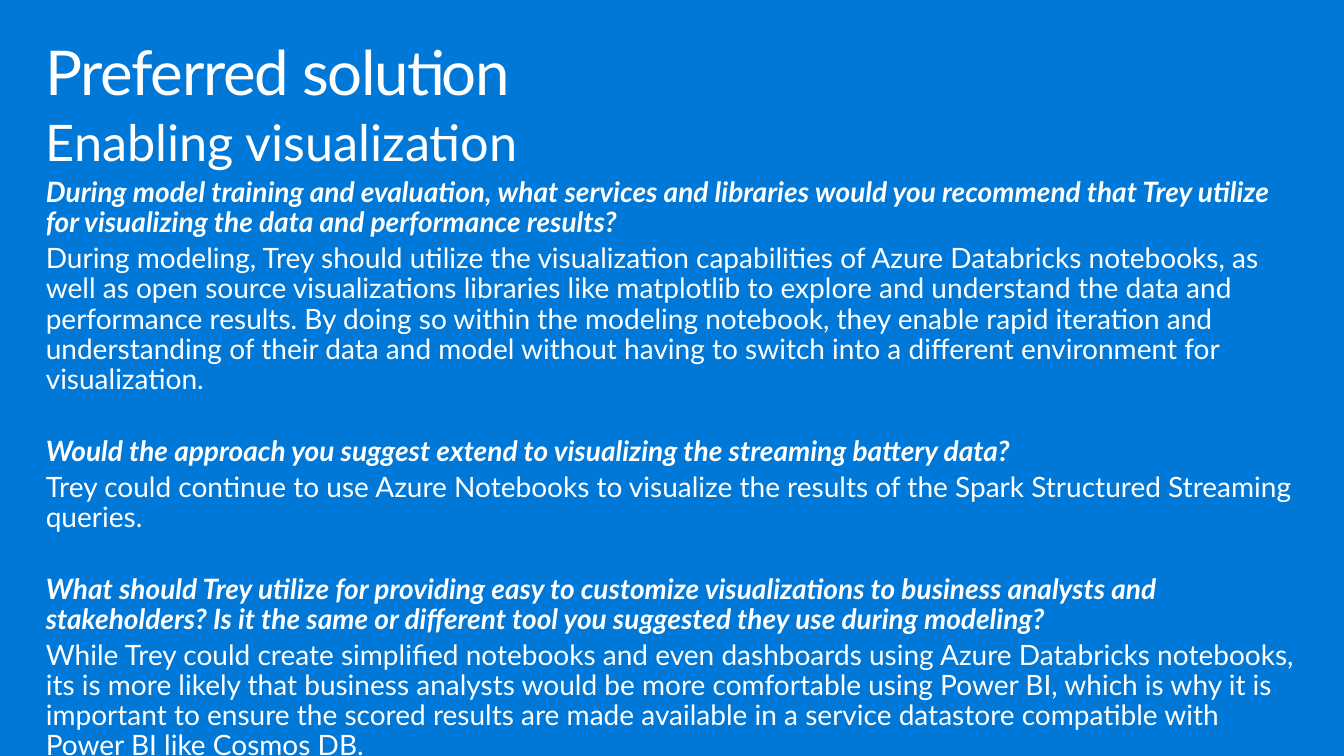
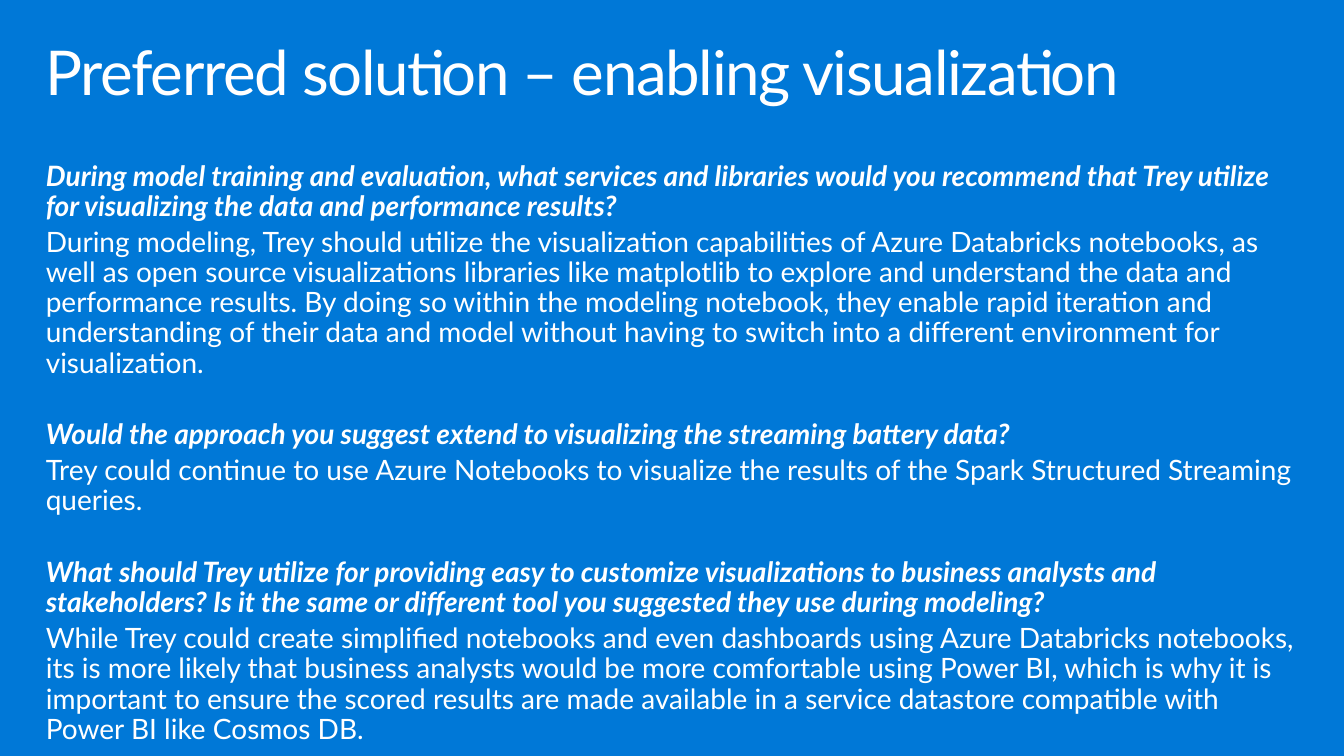
Before and after one commit to ocplatest/MCW-Machine-Learning, a slide deck: slide 26 of Whiteboard design session/WDS trainer presentation - Machine Learning.pptx. Drawn at 1344x756 pixels with LibreOffice and Linux fonts; fonts in the diff are those of the drawing. Boxes give left, top, right and bottom in pixels: in the first picture for what was removed or moved away, otherwise in the second. Text is boxed around its words. In the diff, an @@ line names an element or a change of style, - is before the commit and + after.

```diff
--- a/Whiteboard design session/WDS trainer presentation - Machine Learning.pptx
+++ b/Whiteboard design session/WDS trainer presentation - Machine Learning.pptx
@@ title at <box>46,49,1118,106</box>: text changed @@
-Preferred solution
+Preferred solution – enabling visualization
@@ text at <box>46,124,517,170</box>: paragraph removed @@
-Enabling visualization
@@ text "During model training and evaluation, ...": place and size @@
-text "During model training and evaluation, ..." at <box>46,124,1293,756</box>
+text "During model training and evaluation, ..." at <box>46,165,1293,714</box>
```
Also in this commit, not shown: 20 other slides changed, 3 other files.
